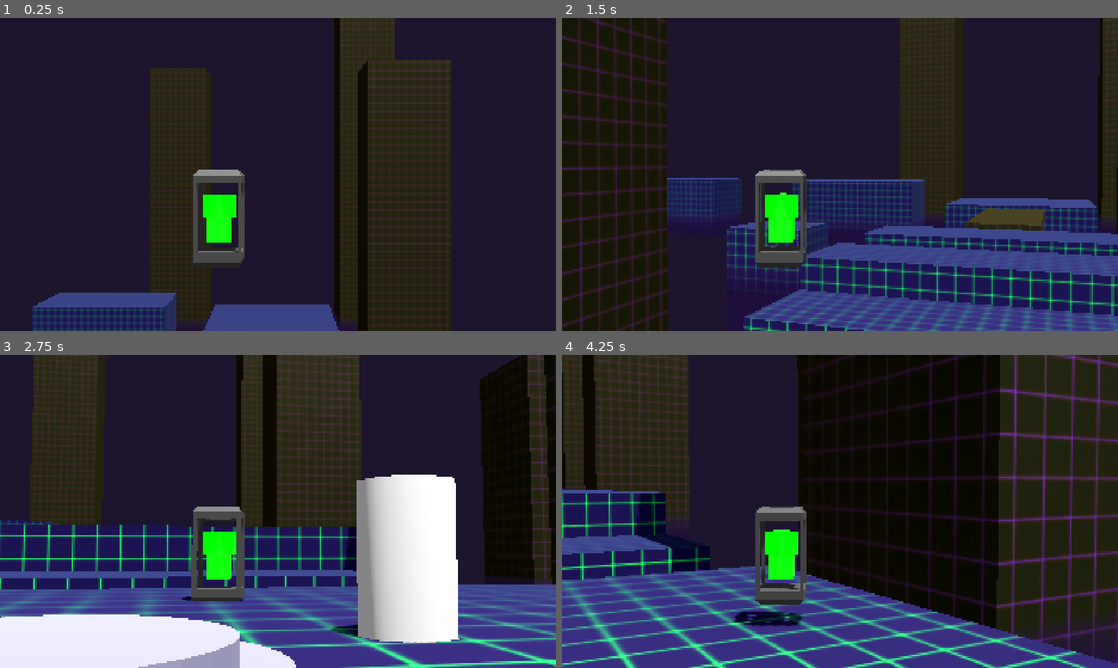
Above: before the commit, frames 1-4 (two rows, left to right).
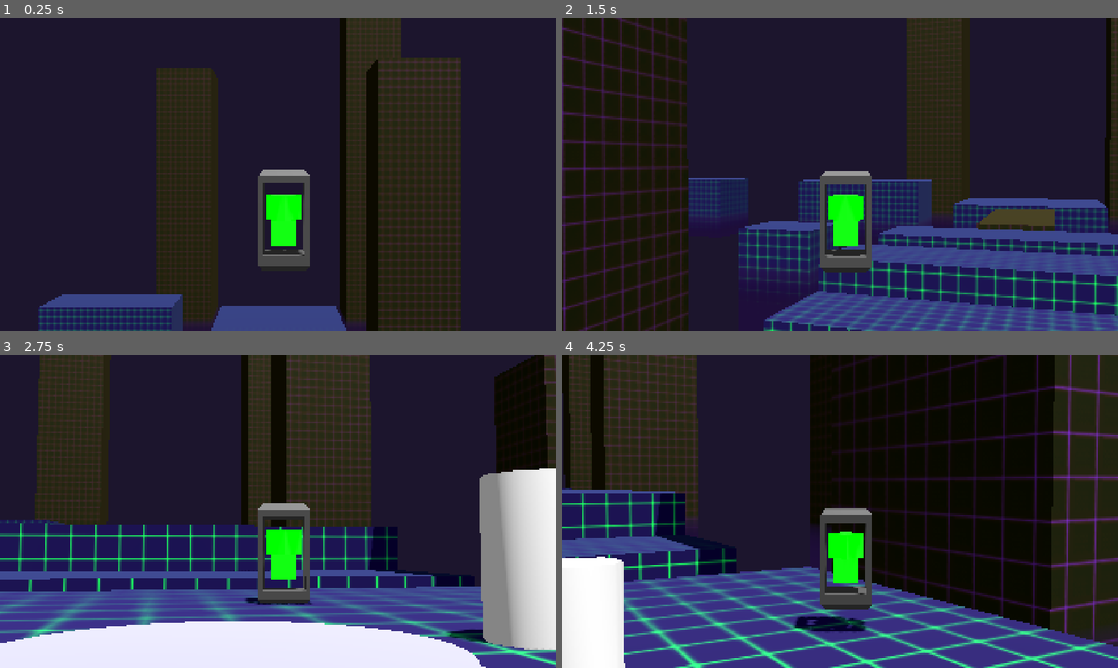
Above: after the commit, the same moments.

Repository: cursedeclise/nefarious-feline-game
Game: Godot game, scene res://levels/tutorial.tscn
Two runs of this game, one before a commit and one after it. Both use one fixed random seed, a clock stepped at 60 frames per second and the inputs below. Before the commit the project starts from res://lessons/game.tscn.
Inputs (mouse positions are in pixels of both pictures, inside the frame that each line leads up to):
- Up to frame 1 (0.25 s): no input
- Up to frame 2 (1.5 s): tap Enter (ui_accept) at 0.5, 0.77 s; move the mouse to (867, 174) at 0.52 s; hold Right mouse button (bigshoot) 0.53-1.28 s; move the mouse to (812, 174) at 1.27 s; tap S (moveB) at 1.35 s
- Up to frame 3 (2.75 s): tap Enter (ui_accept) at 1.52 s; move the mouse to (289, 505) at 2.02 s; hold W (moveF) from 2.03 s (still down)
- Up to frame 4 (4.25 s): move the mouse to (834, 517) at 2.77 s; release W (moveF) at 2.78 s; tap A (moveL) at 2.85 s; tap Enter (ui_accept) at 3.02, 3.77 s; move the mouse to (878, 514) at 3.52 s; hold D (moveR) from 3.53 s (still down)

The runs differ from the first frame. In frame 1, 12% of the frame differs, in the area x 5-83%, y 0-100%; in frame 2, 21%; in frame 3, 41%, in the area x 0-100%, y 0-100%; in frame 4, 39%.
Error in both runs: Cannot call method 'instantiate' on a null value. (res://lessons/wand.gd:42)

Commit message:
organizing junk

Diff:
--- a/lessons/player_3d.tscn
+++ b/lessons/player_3d.tscn
@@ -29,7 +29,7 @@
 shape = SubResource("CylinderShape3D_obgk2")
 
 [node name="CameraAnchor" type="Camera3D" parent="." unique_id=1471766591]
-transform = Transform3D(1, 0, 0, 0, 0.9659258, 0.25881904, 0, -0.25881904, 0.9659258, 1, 1.5, 0)
+transform = Transform3D(1, 0, 0, 0, 0.9659259, 0.25881907, 0, -0.25881907, 0.9659258, -0.09840703, 1.5, -0.41085958)
 
 [node name="Camera3D" type="Camera3D" parent="CameraAnchor" unique_id=1238848971]
 unique_name_in_owner = true
--- /dev/null
+++ b/levels/level 2.tscn
@@ -0,0 +1,16 @@
+[gd_scene format=3 uid="uid://bb8eh73aejhsk"]
+
+[ext_resource type="Texture2D" uid="uid://brbtohct73mlt" path="res://assets/textures/checkboard.png" id="1_5dt40"]
+
+[sub_resource type="StandardMaterial3D" id="StandardMaterial3D_y1b6l"]
+albedo_color = Color(0.05882353, 0.3882353, 0.25490198, 1)
+albedo_texture = ExtResource("1_5dt40")
+uv1_triplanar = true
+
+[node name="Level1" type="Node3D" unique_id=1022175269]
+
+[node name="CSGBox3D" type="CSGBox3D" parent="." unique_id=293654081]
+transform = Transform3D(1, 0, 0, 0, 1, 0, 0, 0, 1, 0, -4, 0)
+use_collision = true
+size = Vector3(20, 8, 20)
+material = SubResource("StandardMaterial3D_y1b6l")
Renamed: icon.png -> assets/icons/icon.png
Not shown, changed: assets/icons/icon.png.import
Renamed: lessons/game.tscn -> levels/tutorial.tscn
